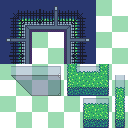
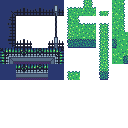
Layered file, before and after one edit (128x128). Changes by layer:
added layer "Paint Layer 7" (2nd of 3) above "map_tiles_garden.png" over [64,16,128,80]
hid "map_tiles_garden.png" (2nd of 10), painted on it over [0,0,128,128]
added group "reorganized_main" with 13 layers above "tileset_brick_walls.png" over [0,0,128,128]
added layer "map_tiles_garden.png" (4th of 10, in "reorganized_main") in group "reorganized_main" over [42,0,128,105]
added layer "map_tiles_garden.png" (5th of 10, in "reorganized_main") in group "reorganized_main" over [0,0,128,128]
moved "map_tiles_garden.png" (6th of 10, in "reorganized_main") into group "reorganized_main", painted on it over [0,0,128,128]
added layer "map_tiles_garden.png" (7th of 10, in "reorganized_main") in group "reorganized_main" over [42,0,128,128]
added layer "Paint Layer 8" in group "reorganized_main" over [0,5,64,64]
added layer "Copy of map_tiles_garden.png" (1st of 2, in "reorganized_main") in group "reorganized_main" over [0,0,128,105]
added layer "map_tiles_garden.png" (8th of 10, in "reorganized_main") in group "reorganized_main" over [0,0,122,73]
added layer "Copy of map_tiles_garden.png" (2nd of 2, in "reorganized_main") in group "reorganized_main" over [0,0,122,128]
added layer "map_tiles_garden.png" (9th of 10, in "reorganized_main") in group "reorganized_main" over [0,0,122,128]
added layer "map_tiles_garden.png" (10th of 10, in "reorganized_main") in group "reorganized_main" over [0,0,128,128]
renamed "Paint Layer 2" to "bg", moved it into group "reorganized_main", painted on it over [0,0,128,128]
removed group "wall_thin" (9 layers) (was 57%) over [0,0,128,128]
removed layer "Copy of Background" (2nd of 5, in "wall_thin") from group "wall_thin" over [0,64,112,128]
removed layer "Copy of Background" (5th of 5, in "wall_thin") from group "wall_thin" over [0,0,128,128]
hid "tiles.png" over [0,0,128,128]
…and 9 more changes (2 added, 7 removed)
